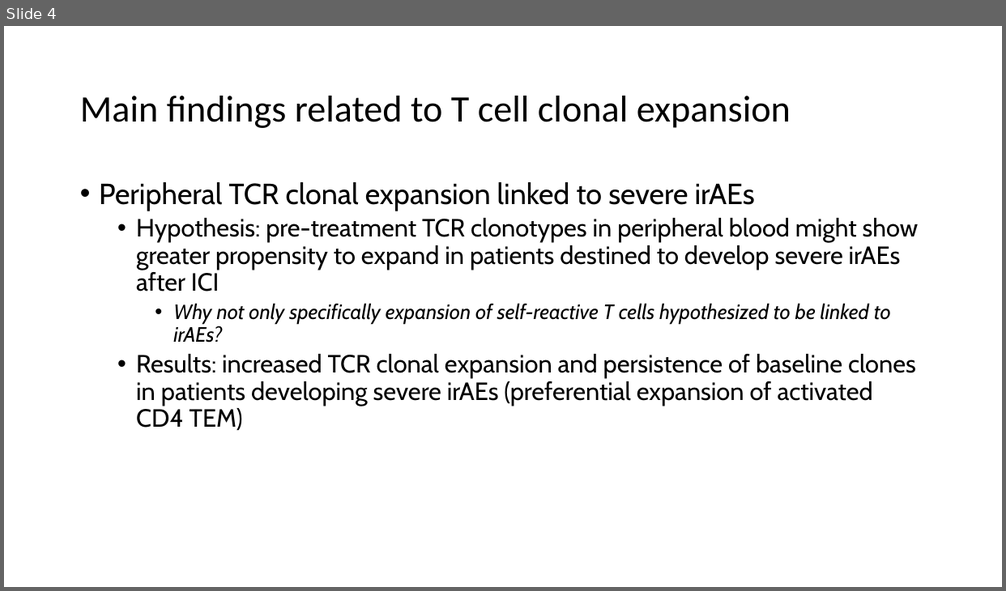
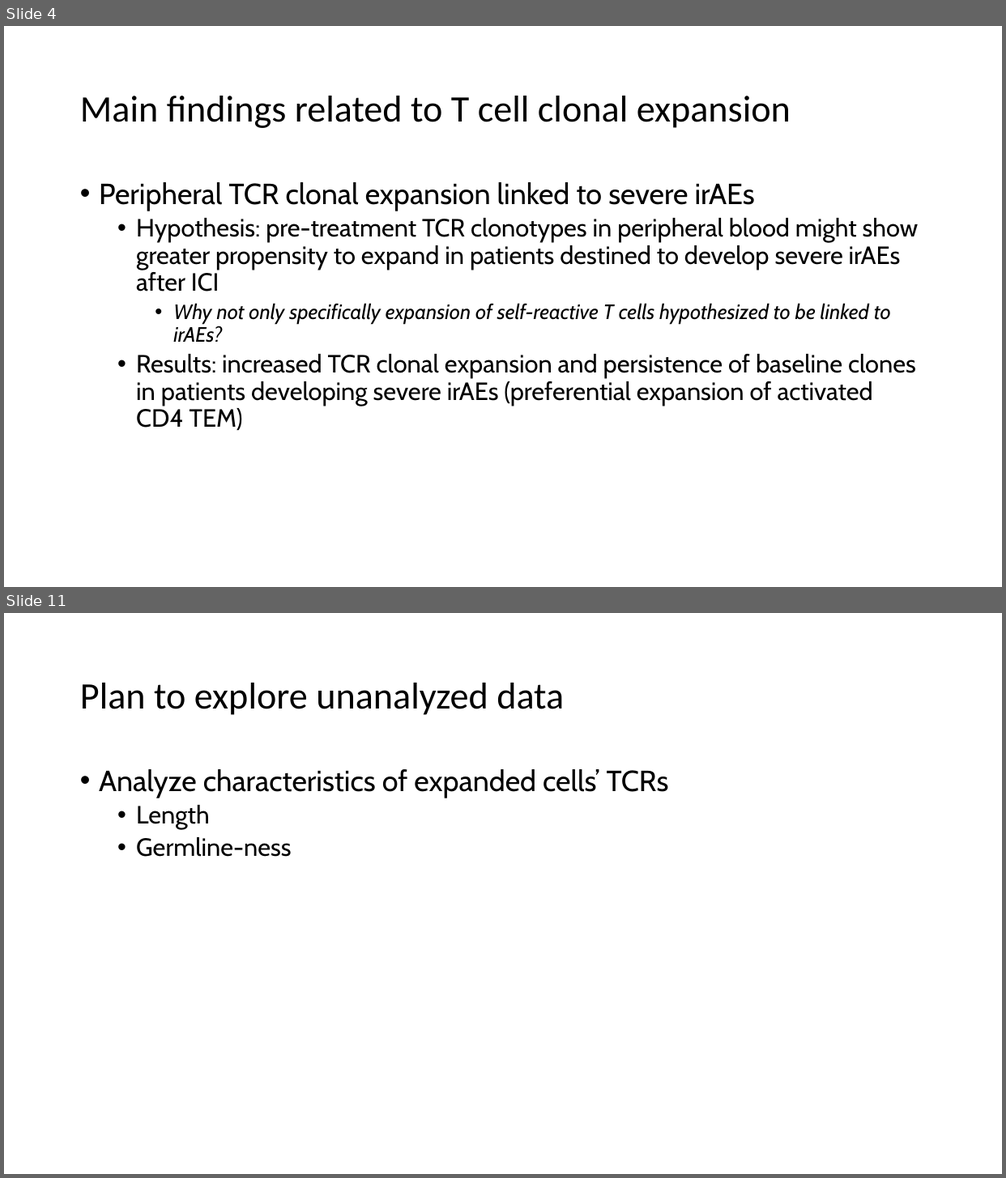
Before and after one commit to tybottorff/bottorffdocs, a slide deck: linsley_postdoc/presentations/weekly_meetings/10_5_23.pptx. Shown one above the other, each under a label of ours: slide 4 before the commit, slides 4 and 11 after it; the slides between them are not shown. The pictures are 1006x591 and 1006x1178 pixels, drawn with LibreOffice and Linux fonts; fonts in the diff are those of the drawing. Boxes give left, top, right and bottom in pixels: in the first picture for what was removed or moved away, otherwise in the second. Text is boxed around its words. In the diff, an @@ line names an element or a change of style, - is before the commit and + after.

```diff
--- a/linsley_postdoc/presentations/weekly_meetings/10_5_23.pptx
+++ b/linsley_postdoc/presentations/weekly_meetings/10_5_23.pptx
@@ slide 11 added at box(4, 613, 1002, 1174), background #FFFFFF @@
@@ title added at box(80, 683, 564, 715), 36 pt, text #000000 @@
+Plan to explore unanalyzed data
@@ text added at box(99, 769, 669, 857), 28 pt, text #000000 @@
+• Analyze characteristics of expanded cells’ TCRs
+  • Length
+  • Germline-ness
```
Also in this commit, not shown: 2 slides changed, 6 other slides added, 5 slides removed.
